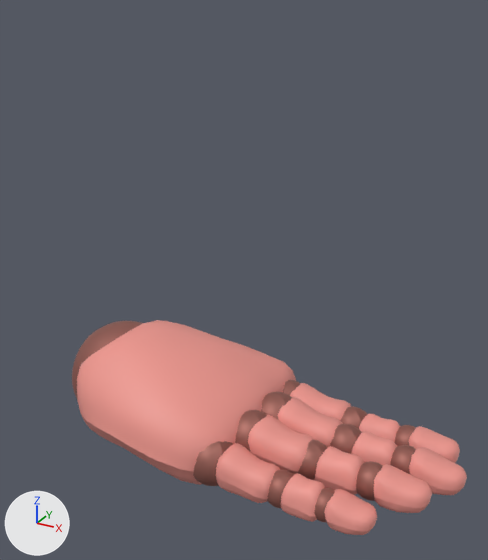
One commit to the glTF model Models/RightHand.glb: the scene before it, then after it.
The view is the same before and after, from a 50 mm lens placed at (0.218, -0.259, 0.207), pointed at (0.069, 0.013, 0.071). Lighting does not change. The marker at lower left points along +X, +Y and +Z. Vertices at the same position are counted once.

In view in the first picture: 'Beta_Joints', 'Beta_Surface'.
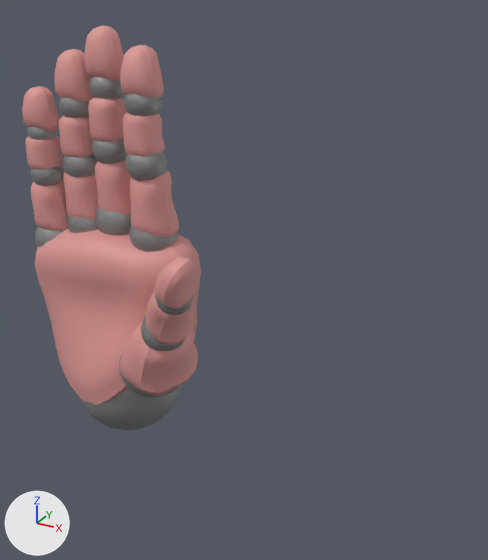
Boxes (x1, y1, x2, y2) around the edits, measured in the pictures (488 x 560 px; the box of a moved part takes in the faces that stretch with it):
'Beta_Surface', reshaped (54% narrower, 76% taller)
    before: (77, 320, 467, 535)
    after: (22, 25, 201, 405)
'Beta_Joints', recoloured, reshaped (52% narrower, 75% taller)
    before: (72, 321, 416, 522)
    after: (28, 77, 193, 430)
part 1 of me_beta_joints_002, moved or reshaped (not visible before)
    after: (119, 354, 180, 398)
part 2 of me_beta_joints_002, moved or reshaped
    before: (193, 441, 233, 486)
    after: (141, 315, 185, 351)
part 3 of me_beta_joints_002, moved or reshaped
    before: (283, 380, 300, 395)
    after: (129, 225, 178, 252)
part 4 of me_beta_joints_002, moved or reshaped
    before: (261, 392, 292, 420)
    after: (95, 206, 131, 235)
part 5 of me_beta_joints_002, moved or reshaped
    before: (235, 410, 267, 451)
    after: (67, 215, 98, 233)
part 6 of me_beta_joints_002, moved or reshaped
    before: (329, 424, 362, 454)
    after: (35, 227, 66, 247)
part 7 of me_beta_joints_002, moved or reshaped
    before: (267, 470, 294, 508)
    after: (31, 166, 64, 186)
part 8 of me_beta_joints_002, moved or reshaped
    before: (298, 440, 327, 480)
    after: (63, 155, 97, 178)
part 9 of me_beta_joints_002, moved or reshaped (not visible before)
    after: (92, 138, 127, 164)
part 10 of me_beta_joints_002, moved or reshaped
    before: (356, 461, 383, 501)
    after: (59, 97, 89, 118)
part 11 of me_beta_joints_002, moved or reshaped
    before: (390, 445, 416, 474)
    after: (89, 77, 124, 99)
part 12 of me_beta_joints_002, moved or reshaped
    before: (395, 425, 416, 446)
    after: (124, 94, 161, 116)
part 13 of me_beta_joints_002, added
    after: (125, 152, 167, 181)
part 14 of me_beta_joints_002, added
    after: (155, 296, 193, 315)
part 15 of me_beta_joints_002, added
    after: (28, 127, 57, 140)
part 16 of me_beta_joints_002, deleted
    before: (315, 488, 335, 522)
part 17 of me_beta_joints_002, deleted
    before: (340, 406, 368, 429)
part 18 of me_beta_joints_002, moved or reshaped
    before: (72, 321, 143, 398)
    after: (79, 384, 182, 430)

The change, as a diff of the scene's bpy script:
```diff
--- a/Models/RightHand.glb.py
+++ b/Models/RightHand.glb.py
@@ mat_beta_joints_mat1_002 @@
 mat_beta_joints_mat1_002 = principled_material('Beta_Joints_MAT1.002')
-mat_beta_joints_mat1_002.base_color = (0.333, 0.125, 0.101)  # brown #9c6359
+mat_beta_joints_mat1_002.base_color = (0.286, 0.286, 0.286)  # grey #929292
 mat_beta_joints_mat1_002.metallic = 0.5
@@ me_beta_joints_002 @@
-me_beta_joints_002.from_pydata(...)  # 2392 vertices, 4720 faces; spans x -0.03..0.17, y -0.05..0.069, z -0.055..0.034
+me_beta_joints_002.from_pydata(...)  # 2400 vertices, 4720 faces; spans x -0.05..0.073, y -0.049..0.034, z -0.03..0.17
+# me_beta_joints_002 part 1: the loose piece of 134 vertices spanning x 0.006..0.043, y 0.008..0.045, z -0.031..0.006 is multiplied about the mesh origin by the matrix ((0.0, 0.996, -0.087), (0.0, 0.087, 0.996), (1.0, 0.0, 0.0))
+# me_beta_joints_002 part 2: the loose piece of 134 vertices spanning x 0.068..0.092, y -0.05..-0.025, z -0.012..0.013 is multiplied about its middle by the matrix ((0.205, 0.87, -0.077), (-0.199, 0.123, 0.866), (0.85, -0.181, 0.221)), then moved by (-0.032, 0.01, 0.056)
+# me_beta_joints_002 part 3: the loose piece of 134 vertices spanning x 0.079..0.103, y 0.011..0.035, z -0.012..0.012 is multiplied about the mesh origin by the matrix ((0.0, 0.996, -0.087), (0.0, 0.087, 0.996), (1.0, 0.0, 0.0))
+# me_beta_joints_002 part 4: the loose piece of 134 vertices spanning x 0.082..0.108, y -0.013..0.013, z -0.008..0.018 is multiplied about the mesh origin by the matrix ((0.0, 0.996, -0.087), (0.0, 0.087, 0.996), (1.0, 0.0, 0.0))
+# me_beta_joints_002 part 5: the loose piece of 134 vertices spanning x 0.078..0.103, y -0.031..-0.006, z -0.008..0.018 is multiplied about the mesh origin by the matrix ((0.0, 0.996, -0.087), (0.0, 0.087, 0.996), (1.0, 0.0, 0.0))
+# me_beta_joints_002 part 6: the loose piece of 134 vertices spanning x 0.122..0.142, y -0.01..0.01, z -0.007..0.013 is multiplied about its middle by the matrix ((-0.099, 1.251, -0.118), (-0.156, 0.105, 1.246), (1.246, 0.113, 0.147)), then moved by (-0.17, -0.003, 0.077)
+# me_beta_joints_002 part 7: the loose piece of 134 vertices spanning x 0.108..0.125, y -0.046..-0.03, z -0.01..0.007 is multiplied about the mesh origin by the matrix ((0.0, 0.996, -0.087), (0.0, 0.087, 0.996), (1.0, 0.0, 0.0))
+# me_beta_joints_002 part 8: the loose piece of 134 vertices spanning x 0.113..0.132, y -0.028..-0.009, z -0.007..0.012 is multiplied about the mesh origin by the matrix ((0.0, 0.996, -0.087), (0.0, 0.087, 0.996), (1.0, 0.0, 0.0))
+# me_beta_joints_002 part 9: the loose piece of 134 vertices spanning x 0.046..0.068, y 0.034..0.056, z -0.042..-0.02 is multiplied about its middle by the matrix ((-0.13, 0.871, -0.048), (0.304, 0.091, 0.823), (0.818, 0.105, -0.314)), then moved by (-0.057, -0.042, 0.164)
+# me_beta_joints_002 part 10: the loose piece of 134 vertices spanning x 0.143..0.16, y -0.027..-0.01, z -0.006..0.011 is multiplied about the mesh origin by the matrix ((0.0, 0.996, -0.087), (0.0, 0.087, 0.996), (1.0, 0.0, 0.0))
+# me_beta_joints_002 part 11: the loose piece of 134 vertices spanning x 0.153..0.17, y -0.008..0.008, z -0.005..0.011 is multiplied about the mesh origin by the matrix ((0.0, 0.996, -0.087), (0.0, 0.087, 0.996), (1.0, 0.0, 0.0))
+# me_beta_joints_002 part 12: the loose piece of 134 vertices spanning x 0.148..0.165, y 0.014..0.031, z -0.011..0.006 is multiplied about the mesh origin by the matrix ((0.0, 0.996, -0.087), (0.0, 0.087, 0.996), (1.0, 0.0, 0.0))
+# me_beta_joints_002 part 13: a new loose piece of 138 vertices spanning x 0.013..0.032, y -0.01..0.01, z 0.118..0.137, in mat_beta_joints_mat1_002 (grey #929292)
+# me_beta_joints_002 part 14: a new loose piece of 137 vertices spanning x 0.056..0.073, y -0.049..-0.033, z 0.075..0.091, in mat_beta_joints_mat1_002 (grey #929292)
+# me_beta_joints_002 part 15: a new loose piece of 135 vertices spanning x -0.045..-0.031, y -0.012..0.002, z 0.131..0.145, in mat_beta_joints_mat1_002 (grey #929292)
+# me_beta_joints_002 part 16: the loose piece of 134 vertices spanning x 0.131..0.145, y -0.045..-0.031, z -0.009..0.005 is deleted
+# me_beta_joints_002 part 17: the loose piece of 134 vertices spanning x 0.118..0.137, y 0.013..0.032, z -0.012..0.008 is deleted
+# me_beta_joints_002 part 18: 1 vertex moved within x 0.029, y 0.002, z -0.005; 381 vertices removed from x -0.03..0.03, y -0.03..0.03, z -0.028..0.034; 381 vertices added at x -0.03..0.03, y -0.028..0.034, z -0.03..0.03
 me_beta_joints_002.materials.append(mat_beta_joints_mat1_002)
@@ me_beta_surface_002 @@
 me_beta_surface_002.from_pydata(...)  # 2794 vertices, 5524 faces; spans x -0.007..0.189, y -0.054..0.074, z -0.062..0.036
+# me_beta_surface_002 part 19: the whole mesh is multiplied about the mesh origin by the matrix ((0.0, 0.996, -0.087), (0.0, 0.087, 0.996), (1.0, 0.0, 0.0))
 me_beta_surface_002.materials.append(mat_beta_highlimbsgeosg3_002)
```
